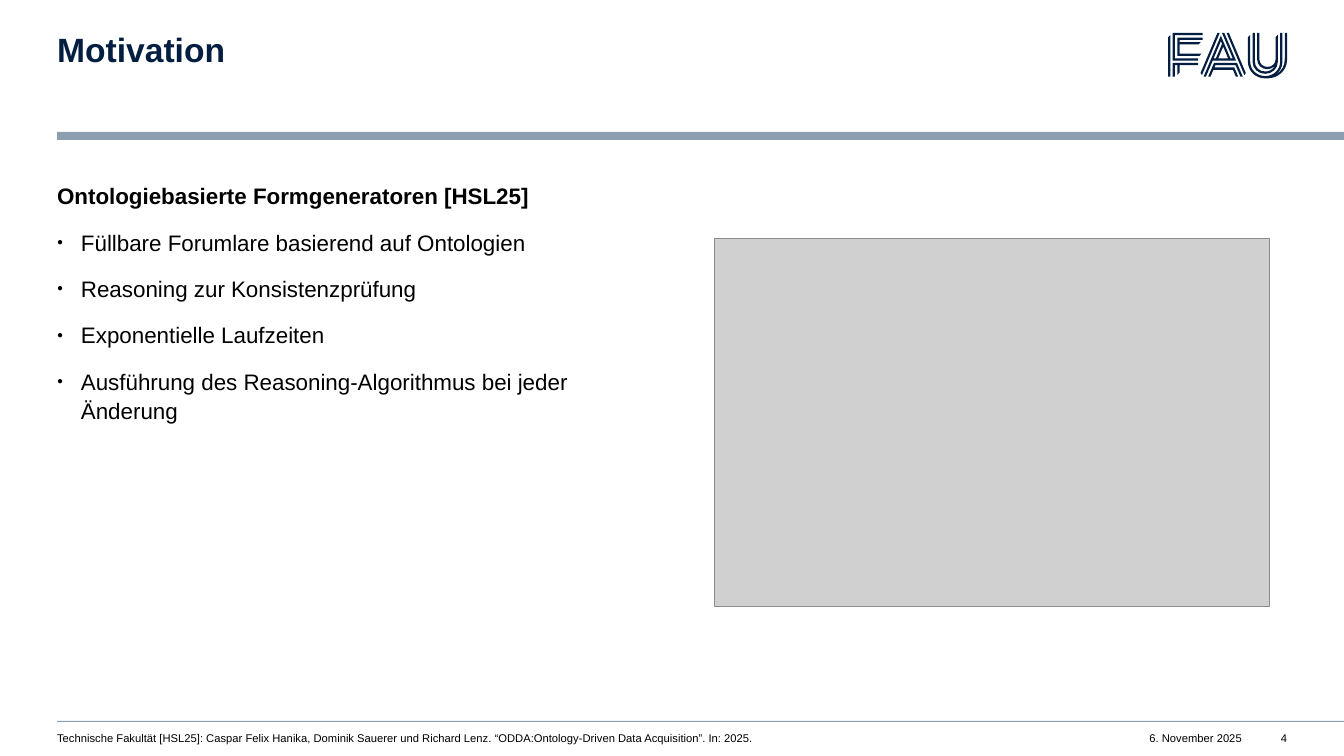
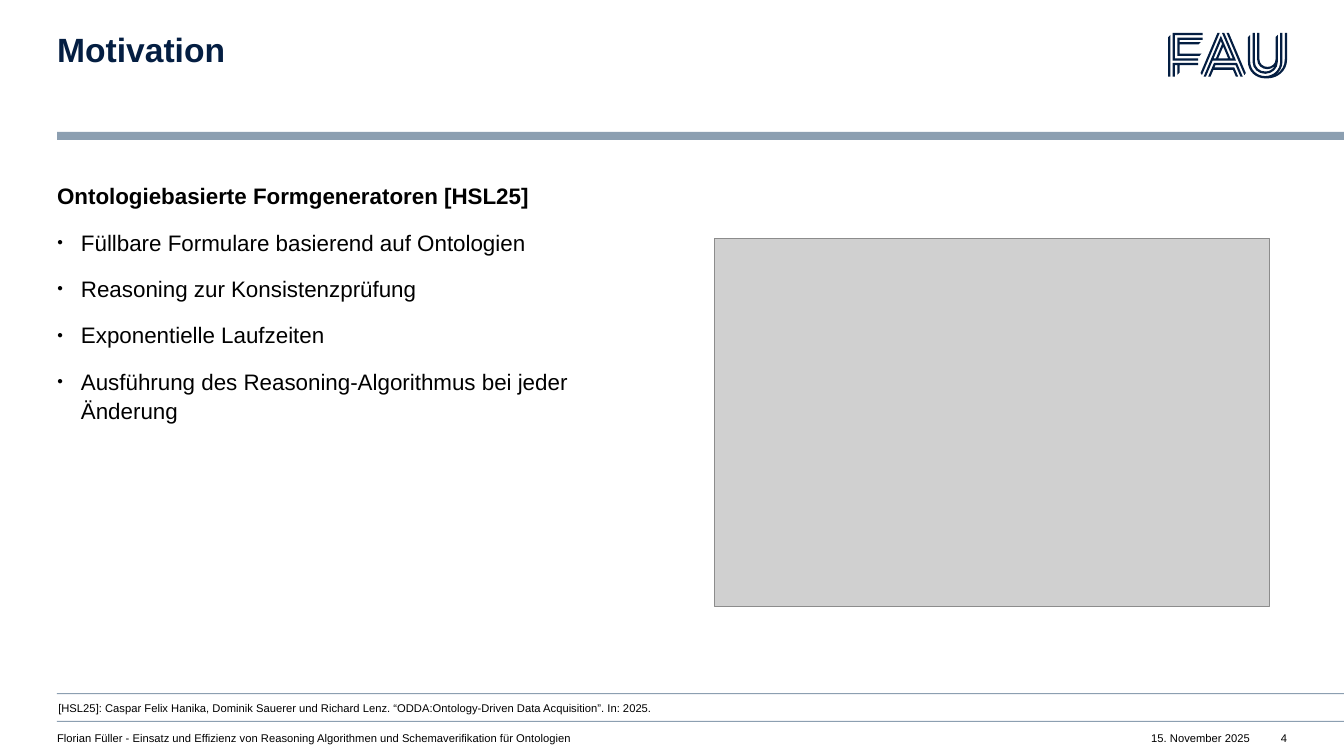
Before and after one commit to psittacus/MasterPresentation, a slide deck: slide 4 of Presentation.odp. Drawn at 1344x756 pixels with LibreOffice and Linux fonts; fonts in the diff are those of the drawing; grey boxes stand for pictures. Boxes give left, top, right and bottom in pixels: in the first picture for what was removed or moved away, otherwise in the second. Text is boxed around its words. In the diff, an @@ line names an element or a change of style, - is before the commit and + after.

```diff
--- a/Presentation.odp
+++ b/Presentation.odp
@@ text at [81,234,525,256]: text changed @@
-● Füllbare Forumlare basierend auf Ontologien
+● Füllbare Formulare basierend auf Ontologien
@@ rectangle added at [57,694,1344,695], fill #8C9FB1 @@
@@ text at [58,704,651,715]: text changed @@
-Technische Fakultät [HSL25]: Caspar Felix Hanika, Dominik Sauerer und Richard Lenz. “ODDA:Ontology-Driven Data Acquisition”. In: 2025.
+[HSL25]: Caspar Felix Hanika, Dominik Sauerer und Richard Lenz. “ODDA:Ontology-Driven Data Acquisition”. In: 2025.
@@ text added at [57,734,570,744], 8 pt, text #000000 @@
+Florian Füller - Einsatz und Effizienz von Reasoning Algorithmen und Schemaverifikation für Ontologien
@@ text at [1151,734,1250,742]: text changed @@
-6. November 2025
+15. November 2025
```
Also in this commit, not shown: 26 other slides changed, 5 slides added, 1 other file.
